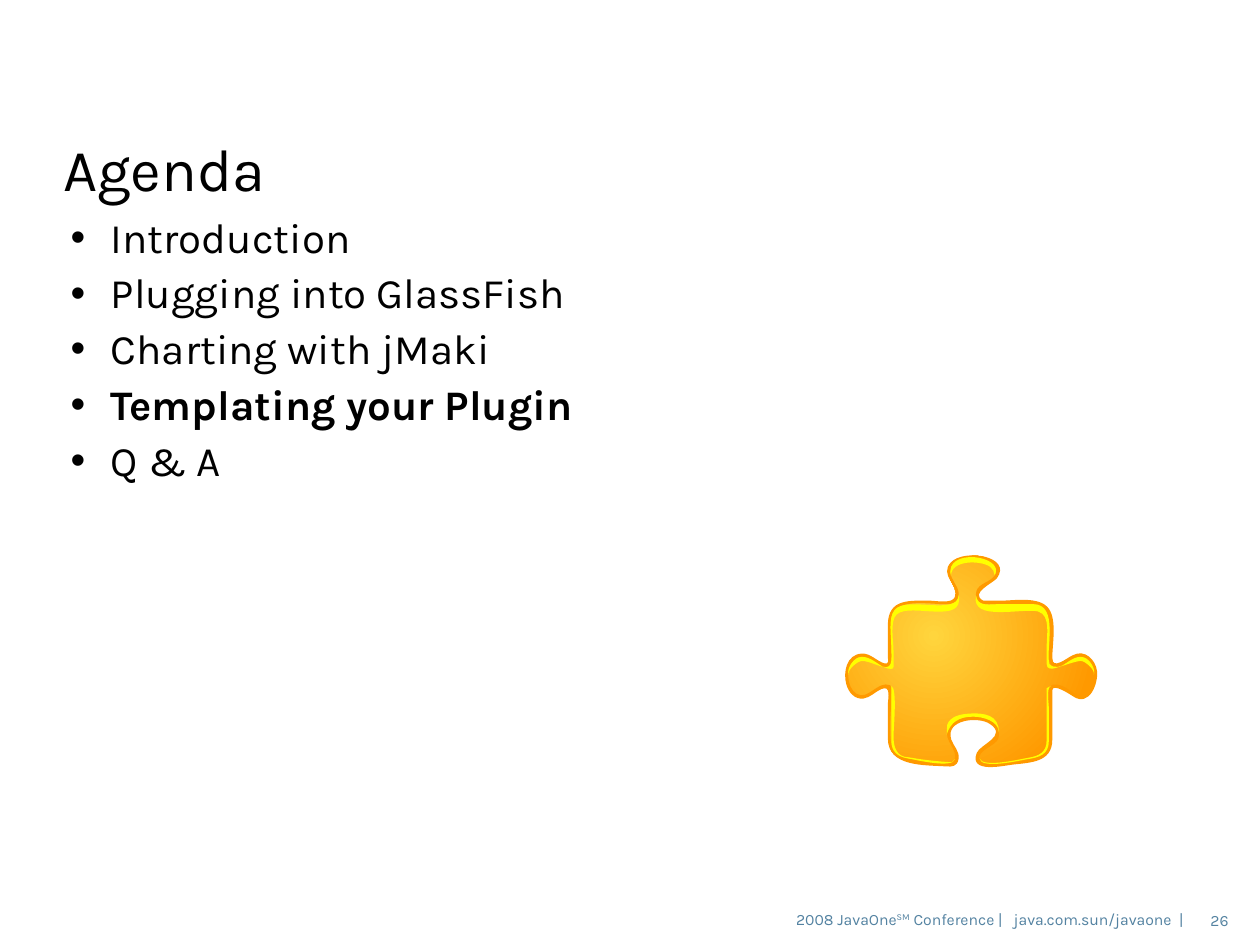
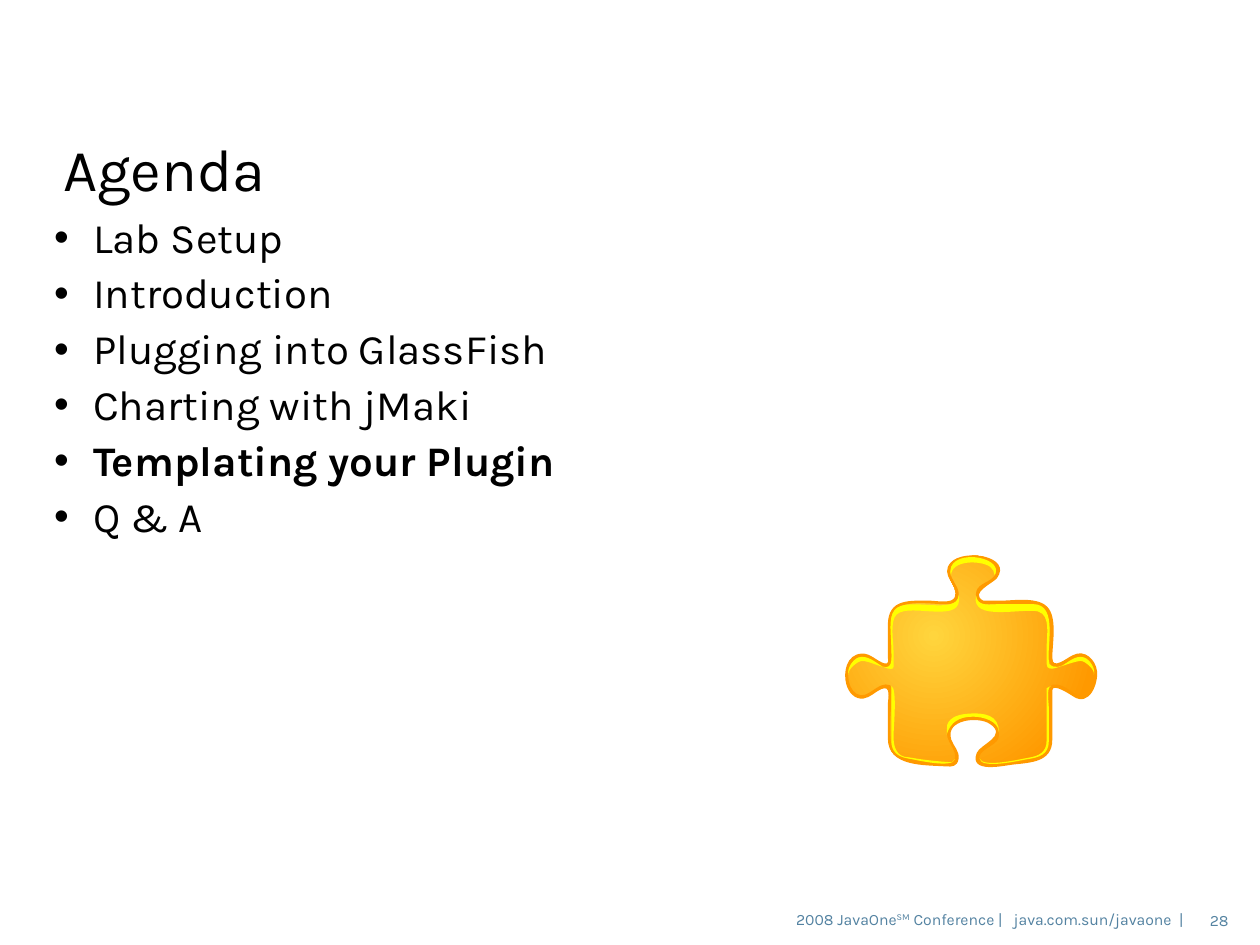
Before and after one commit to javaee/glassfish, a slide deck: slide 28 of v3/admingui/j1plugin/gfplugin/4520_gfplugin.odp (slide 26 before the commit). Drawn at 1260x945 pixels with LibreOffice and Linux fonts; fonts in the diff are those of the drawing; background and template pictures are left out. Boxes give left, top, right and bottom in pixels: in the first picture for what was removed or moved away, otherwise in the second. Text is boxed around its words. In the diff, an @@ line names an element or a change of style, - is before the commit and + after.

```diff
--- a/v3/admingui/j1plugin/gfplugin/4520_gfplugin.odp
+++ b/v3/admingui/j1plugin/gfplugin/4520_gfplugin.odp
@@ text at bbox=[93, 224, 284, 263]: paragraph added @@
+• Lab Setup
@@ text at bbox=[93, 279, 555, 539]: indent changed @@
@@ page number at bbox=[1210, 916, 1229, 926]: text changed @@
-26
+28
```
Also in this commit, not shown: 5 other slides changed, 2 slides added.
